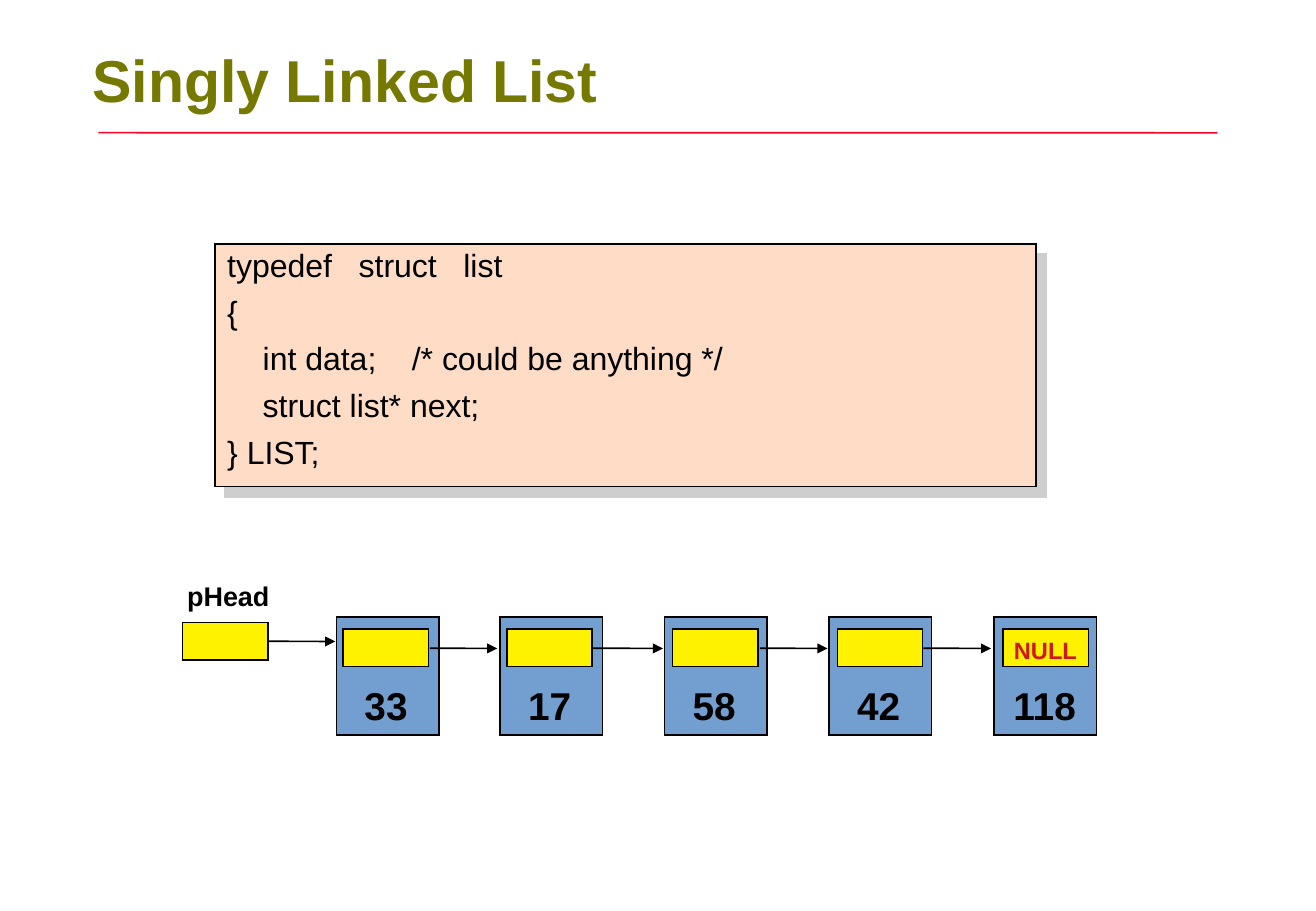
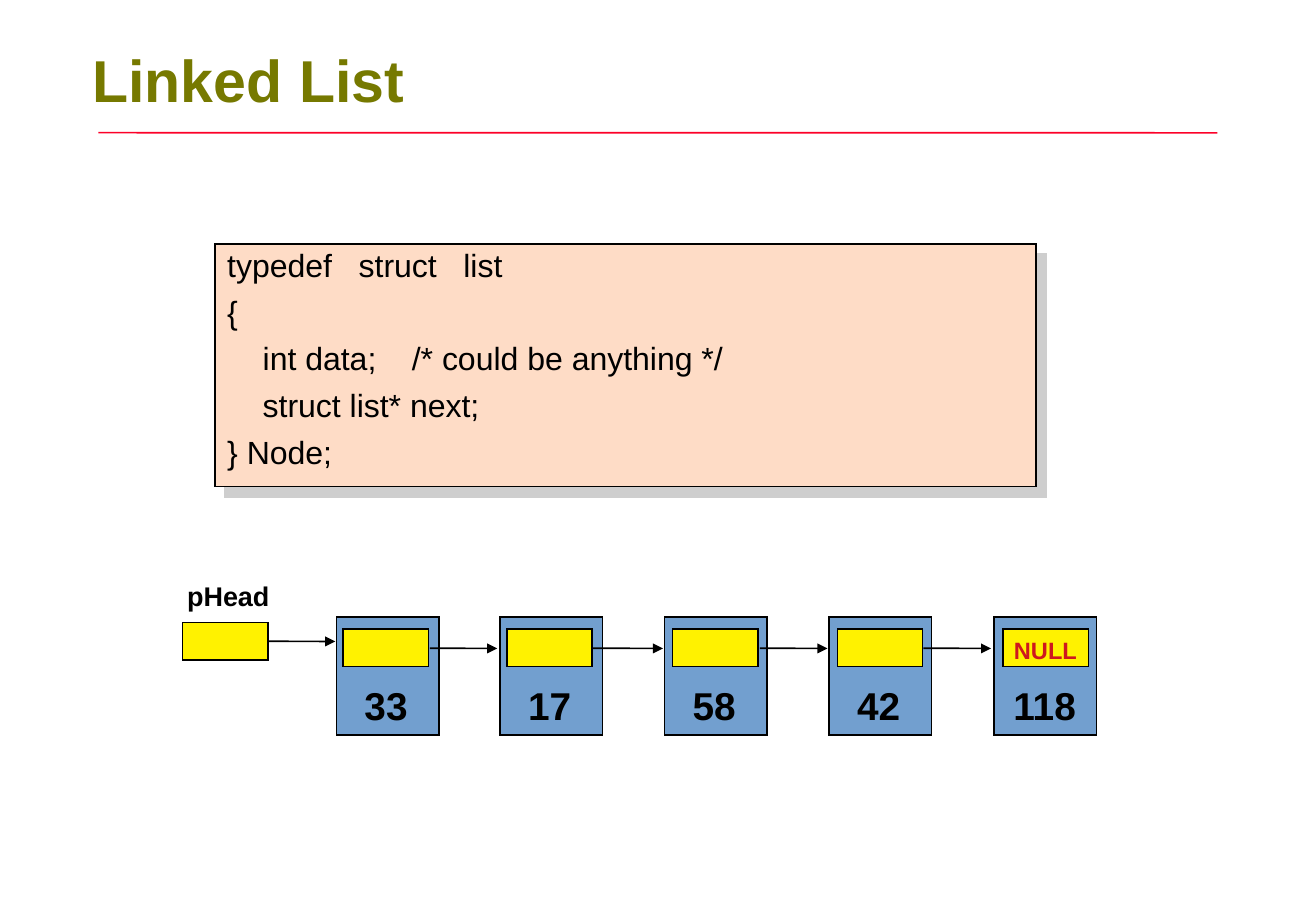
Before and after one commit to seddon-software/CC, a slide deck: slide 1 of Linked List/Linked Lists.ppt. Drawn at 1316x911 pixels with LibreOffice and Linux fonts; fonts in the diff are those of the drawing. Boxes give left, top, right and bottom in pixels: in the first picture for what was removed or moved away, otherwise in the second. Text is boxed around its words. In the diff, an @@ line names an element or a change of style, - is before the commit and + after.

```diff
--- a/Linked List/Linked Lists.ppt
+++ b/Linked List/Linked Lists.ppt
@@ text at <box>93,59,404,103</box>: text changed @@
-Singly Linked List
+Linked List
@@ text in rectangle at <box>247,440,332,468</box>: text changed @@
-} LIST;
+} Node;
```
Also in this commit, not shown: 1 other slide changed, 41 other files.
